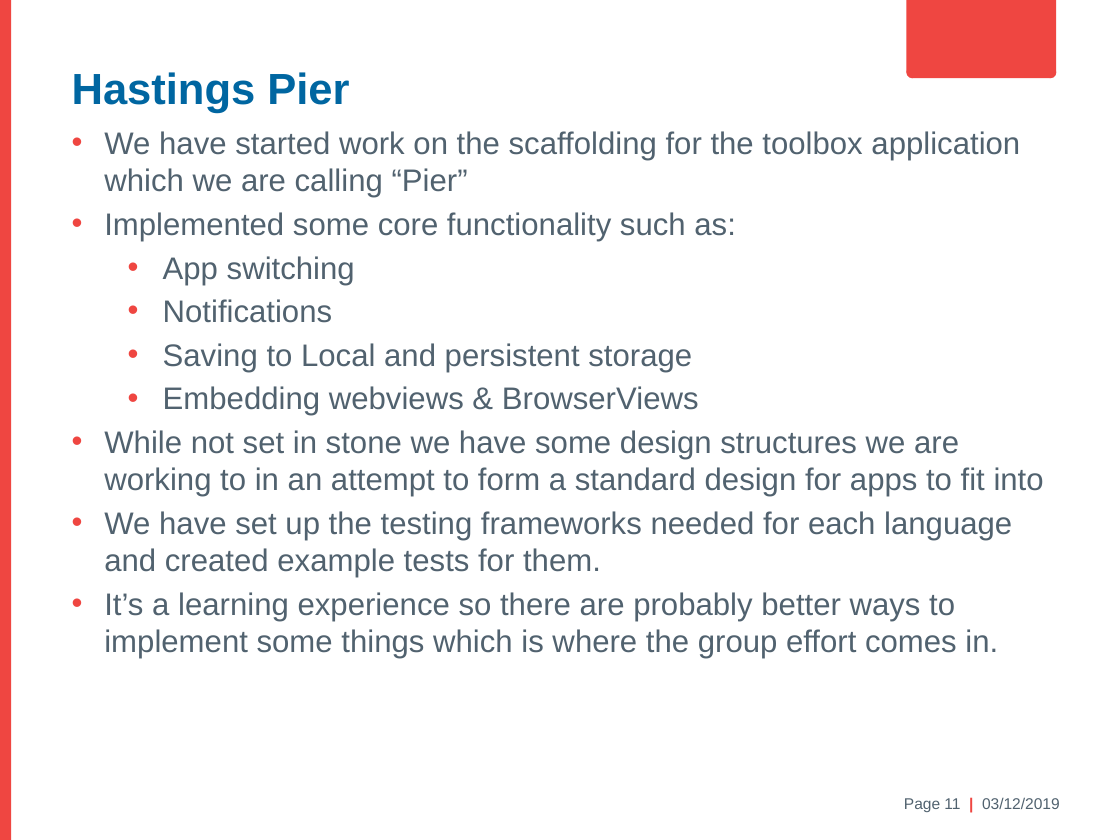
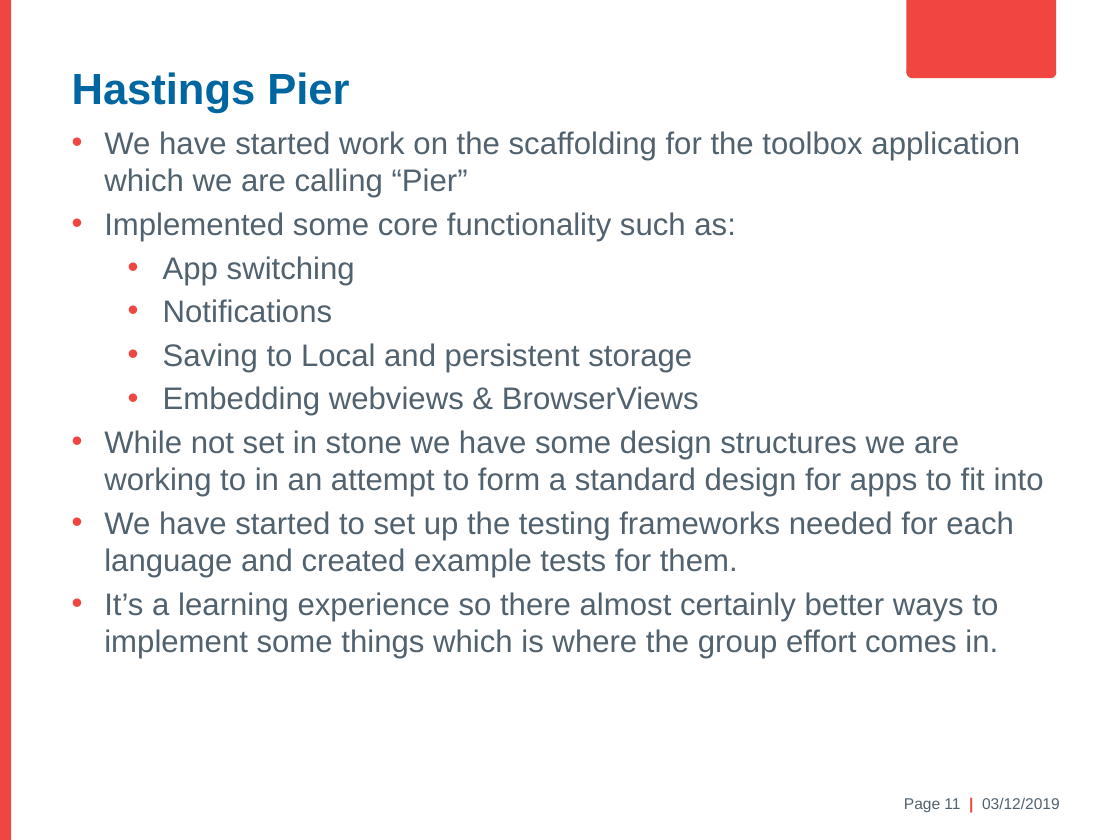
Before and after one commit to antonmaeso/HastingsPier, a slide deck: slide 11 of Electron Brownbag.pptx. Drawn at 1120x840 pixels with LibreOffice and Linux fonts; fonts in the diff are those of the drawing; background and template pictures are left out. Boxes give left, top, right and bottom in pixels: in the first picture for what was removed or moved away, otherwise in the second. Text is boxed around its words. In the diff, an @@ line names an element or a change of style, - is before the commit and + after.

```diff
--- a/Electron Brownbag.pptx
+++ b/Electron Brownbag.pptx
@@ text at (104, 511, 1014, 658): text changed @@
-• We have set up the testing frameworks needed for each language and created example tests for them.
-• It’s a learning experience so there are probably better ways to implement some things which is where the group effort comes in.
+• We have started to set up the testing frameworks needed for each language and created example tests for them.
+• It’s a learning experience so there almost certainly better ways to implement some things which is where the group effort comes in.
```
Also in this commit, not shown: 1 other slide changed, 1 slide added, 5 other files.
